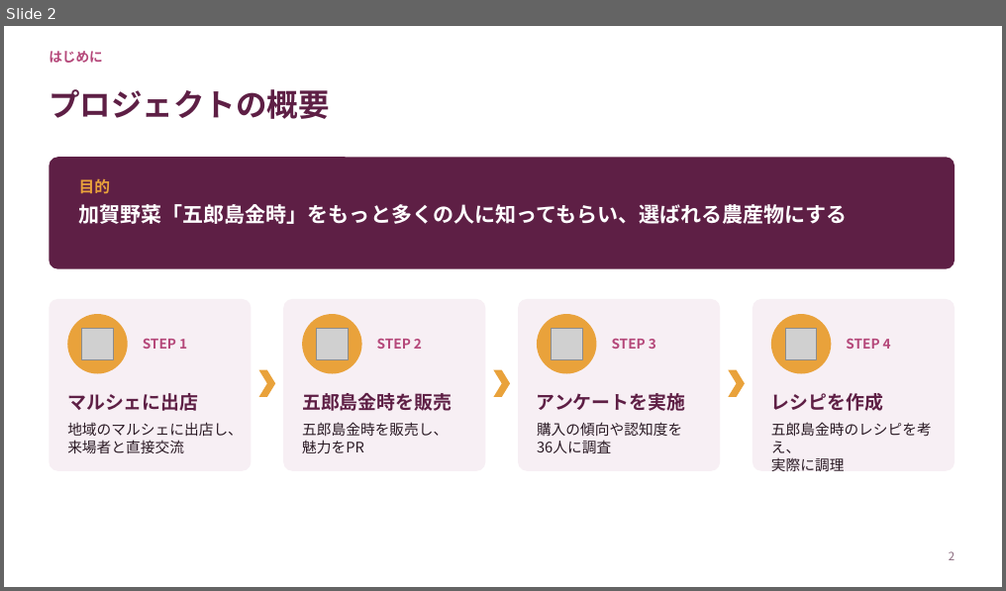
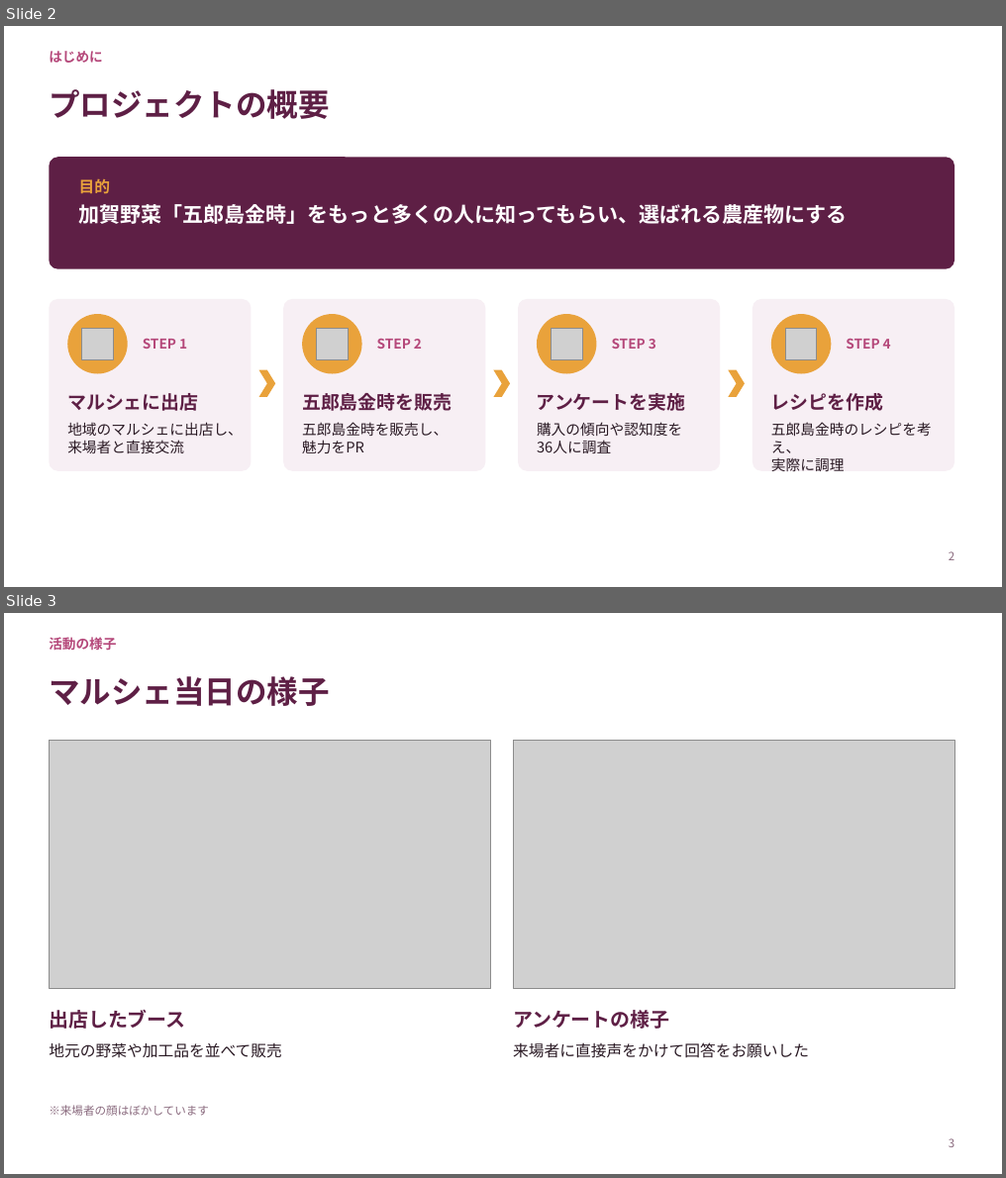
Before and after one commit to tadakazukawani/first-contributions, a slide deck: 農業青年/地元農産物認知拡大プロジェクト.pptx. Shown one above the other, each under a label of ours: slide 2 before the commit, slides 2 and 3 after it. The pictures are 1006x591 and 1006x1178 pixels, drawn with LibreOffice and Linux fonts; fonts in the diff are those of the drawing; grey boxes stand for pictures. Boxes give left, top, right and bottom in pixels: in the first picture for what was removed or moved away, otherwise in the second. Text is boxed around its words. In the diff, an @@ line names an element or a change of style, - is before the commit and + after.

```diff
--- a/農業青年/地元農産物認知拡大プロジェクト.pptx
+++ b/農業青年/地元農産物認知拡大プロジェクト.pptx
@@ slide 3 added at box(4, 613, 1002, 1174), background #FFFFFF @@
@@ text added at box(49, 637, 116, 651), 13 pt, text #B5487A, bold @@
+活動の様子
@@ title added at box(49, 676, 329, 706), 30 pt, text #5E1F45, bold @@
+マルシェ当日の様子
@@ picture added at box(49, 741, 491, 989) @@
@@ picture added at box(513, 741, 954, 989) @@
@@ text added at box(49, 1010, 185, 1029), 19 pt, text #5E1F45, bold @@
+出店したブース
@@ text added at box(513, 1010, 669, 1029), 19 pt, text #5E1F45, bold @@
+アンケートの様子
@@ text added at box(49, 1043, 282, 1059), 15 pt, text #2A1A24 @@
+地元の野菜や加工品を並べて販売
@@ text added at box(513, 1043, 809, 1059), 15 pt, text #2A1A24 @@
+来場者に直接声をかけて回答をお願いした
@@ text added at box(49, 1105, 209, 1116), 11 pt, text #8A6A7E @@
+※来場者の顔はぼかしています
@@ page number added at box(948, 1139, 954, 1148), 11 pt, text #8A6A7E @@
+3
```
Also in this commit, not shown: 2 slides changed, 3 other files.
